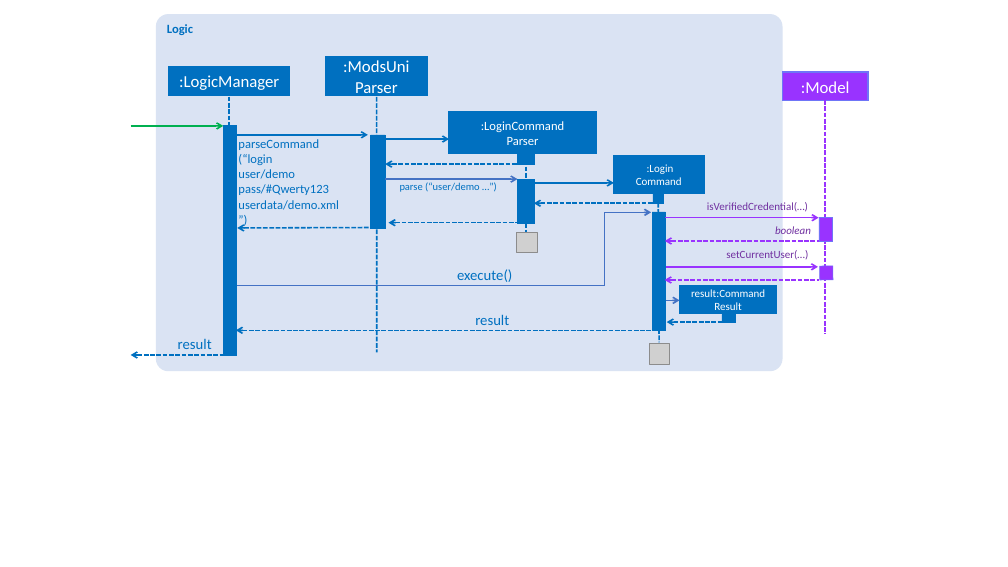
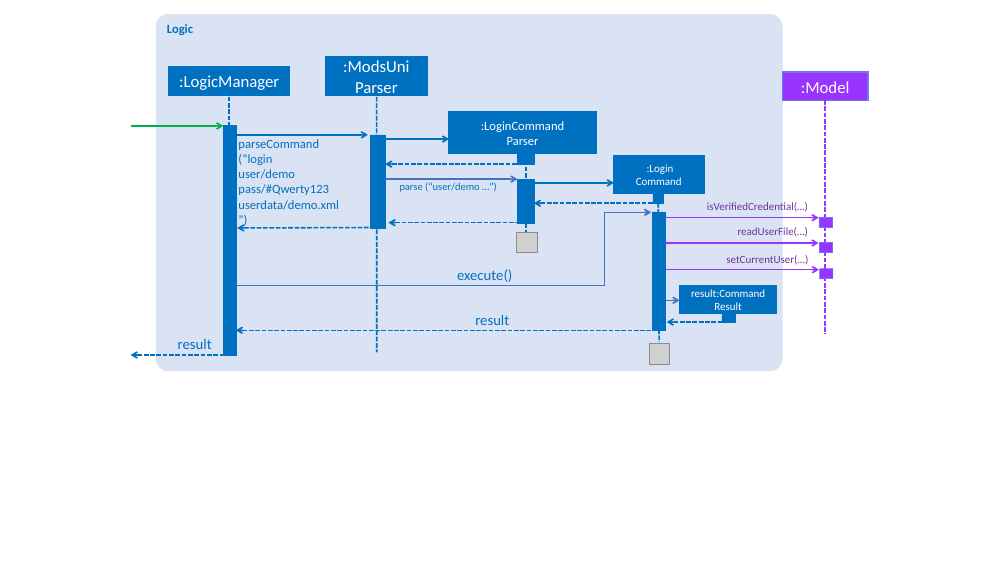
Before and after one commit to deming16/main, a slide deck: slide 1 of docs/diagrams/SDforLoginCommandLogicAndModel.pptx. Drawn at 1008x567 pixels with LibreOffice and Linux fonts; fonts in the diff are those of the drawing; grey boxes stand for pictures. Boxes give left, top, right and bottom in pixels: in the first picture for what was removed or moved away, otherwise in the second. Text is boxed around its words. In the diff, an @@ line names an element or a change of style, - is before the commit and + after.

```diff
--- a/docs/diagrams/SDforLoginCommandLogicAndModel.pptx
+++ b/docs/diagrams/SDforLoginCommandLogicAndModel.pptx
@@ text added at box(738, 227, 808, 236), 10.5 pt, text #7030A0 @@
+readUserFile(…)
@@ text removed at box(775, 226, 811, 234) @@
-boolean
@@ rectangle: place and size @@
-rectangle at box(819, 218, 833, 241)
+rectangle at box(819, 218, 833, 228)
@@ arrow (665, 243) - (819, 243): stroke #9933FF 1.5 pt dashed to #9933FF 1.5 pt; arrowheads changed @@
@@ text "setCurrentUser(…)": place and size @@
-text "setCurrentUser(…)" at box(726, 250, 808, 259)
+text "setCurrentUser(…)" at box(726, 255, 808, 264)
@@ rectangle added at box(820, 243, 833, 253), fill #9933FF, outline #6F75F7 0.5 pt @@
@@ arrow removed from (819, 280) to (665, 280) @@
@@ arrow moved from (666, 267) - (818, 267) to (666, 270) - (819, 270) @@
```
Also in this commit, not shown: 3 other files.
